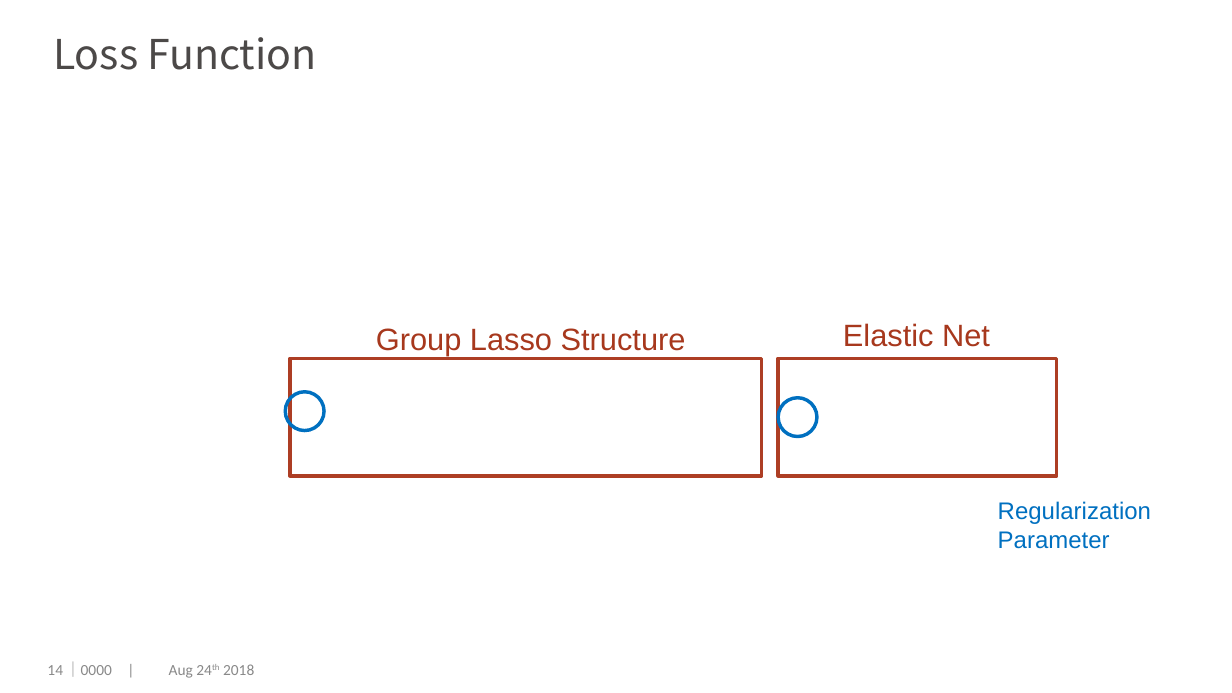
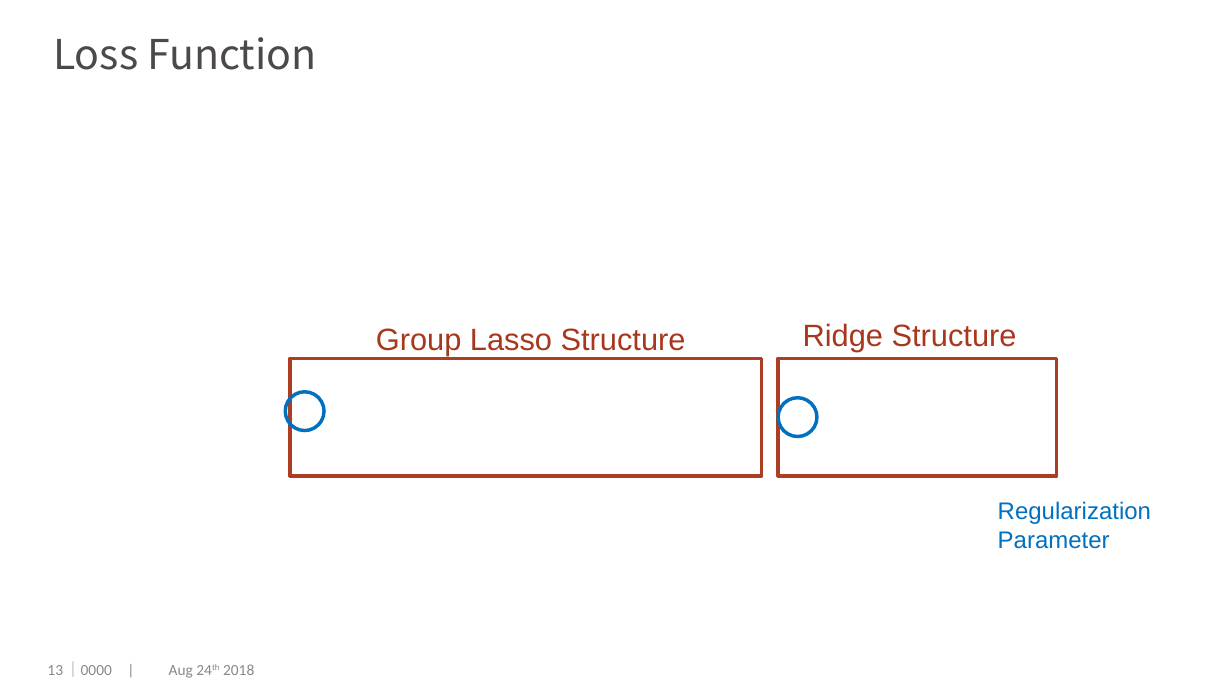
Before and after one commit to dengwx11/GroupLasso, a slide deck: slide 14 of manu & slides/Final.pptx (slide 15 before the commit). Drawn at 1232x693 pixels with LibreOffice and Linux fonts; fonts in the diff are those of the drawing; grey boxes stand for pictures; background and template pictures are left out. Boxes give left, top, right and bottom in pixels: in the first picture for what was removed or moved away, otherwise in the second. Text is boxed around its words. In the diff, an @@ line names an element or a change of style, - is before the commit and + after.

```diff
--- a/manu & slides/Final.pptx
+++ b/manu & slides/Final.pptx
@@ text at box(803, 323, 1017, 352): text changed @@
-Elastic Net
+Ridge Structure
@@ page number at box(47, 665, 63, 675): text changed @@
-14
+13
```
Also in this commit, not shown: 3 other slides changed, 1 slide removed, 28 other files.
